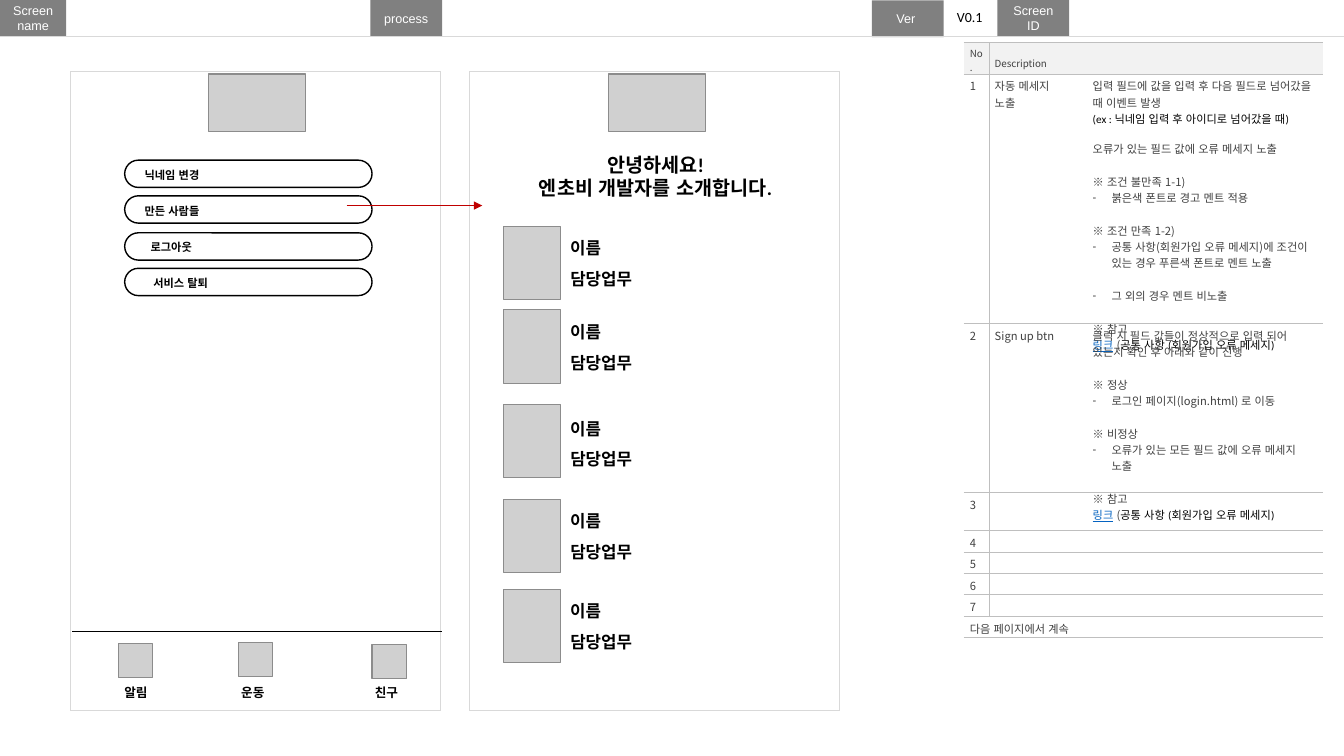
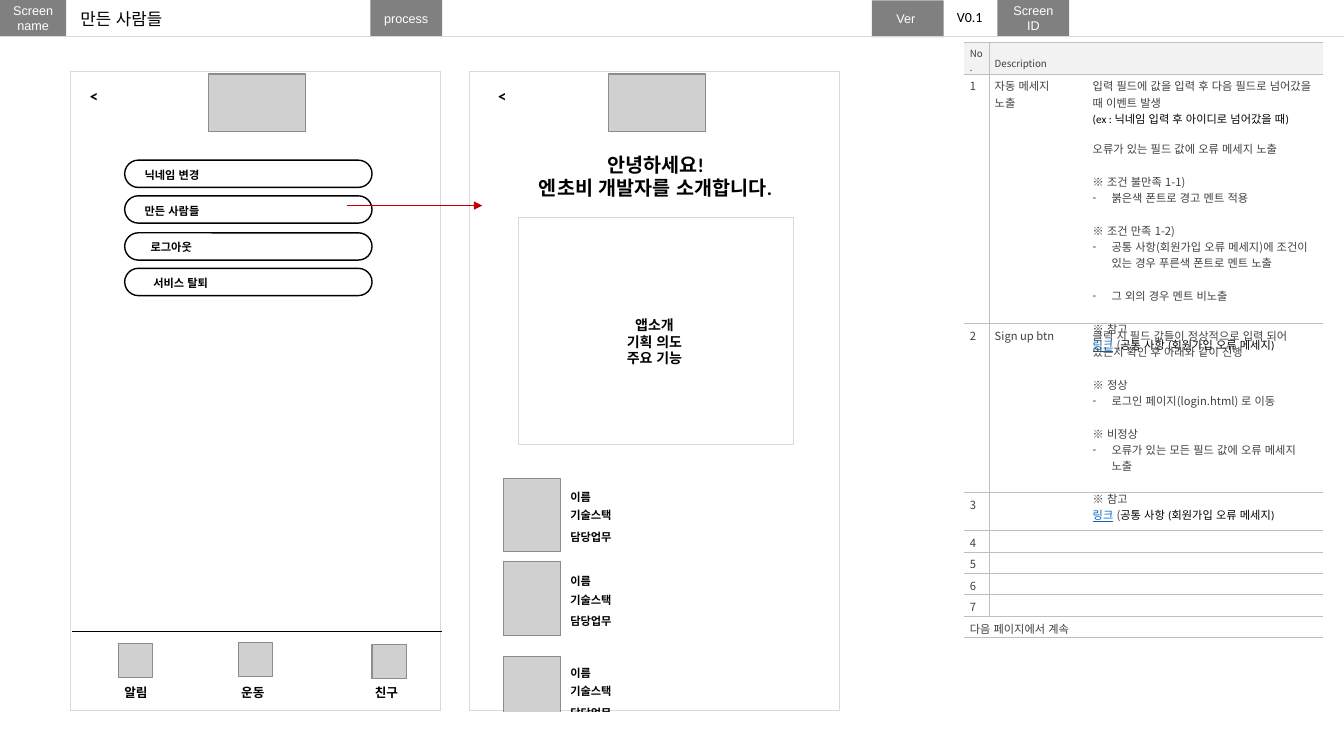
Before and after one commit to nohminkyoung/Final_project, a slide deck: slide 27 of finalproject_화면설계.pptx (slide 15 before the commit). Drawn at 1344x756 pixels with LibreOffice and Linux fonts; fonts in the diff are those of the drawing; grey boxes stand for pictures. Boxes give left, top, right and bottom in pixels: in the first picture for what was removed or moved away, otherwise in the second. Text is boxed around its words. In the diff, an @@ line names an element or a change of style, - is before the commit and + after.

```diff
--- a/finalproject_화면설계.pptx
+++ b/finalproject_화면설계.pptx
@@ text added at bbox=[80, 11, 162, 27], 12 pt, text #000000 @@
+만든 사람들
@@ text added at bbox=[80, 81, 109, 111], 12 pt, text #000000, bold @@
+<
@@ text added at bbox=[488, 81, 517, 111], 12 pt, text #000000, bold @@
+<
@@ rectangle added at bbox=[518, 217, 793, 445], fill #FFFFFF, outline #D9D9D9 0.25 pt @@
@@ text removed at bbox=[570, 324, 601, 340] @@
-이름
@@ text added at bbox=[627, 318, 682, 365], 10 pt, text #000000, bold @@
+앱소개
+기획 의도
+주요 기능
@@ text removed at bbox=[570, 355, 632, 371] @@
-담당업무
@@ text removed at bbox=[570, 421, 601, 437] @@
-이름
@@ text removed at bbox=[570, 451, 632, 467] @@
-담당업무
@@ picture removed at bbox=[504, 499, 561, 573] @@
@@ text "이름": place and size @@
-text "이름" at bbox=[570, 240, 601, 256]
+text "이름" at bbox=[570, 491, 591, 502]
@@ text added at bbox=[570, 509, 611, 520], 8 pt, text #000000, bold @@
+기술스택
@@ text "담당업무": place and size @@
-text "담당업무" at bbox=[570, 271, 632, 287]
+text "담당업무" at bbox=[570, 531, 611, 542]
@@ picture removed at bbox=[504, 590, 561, 663] @@
@@ text "이름": place and size @@
-text "이름" at bbox=[570, 603, 601, 619]
+text "이름" at bbox=[570, 575, 591, 586]
@@ text added at bbox=[570, 594, 611, 605], 8 pt, text #000000, bold @@
+기술스택
@@ text "담당업무": place and size @@
-text "담당업무" at bbox=[570, 634, 632, 650]
+text "담당업무" at bbox=[570, 615, 611, 626]
@@ 3 pictures: place and size @@
-3 pictures at bbox=[504, 226, 561, 478]
+3 pictures at bbox=[504, 478, 561, 730]
@@ text "이름": place and size @@
-text "이름" at bbox=[570, 513, 601, 529]
+text "이름" at bbox=[570, 667, 591, 678]
@@ text added at bbox=[570, 685, 611, 696], 8 pt, text #000000, bold @@
+기술스택
@@ rectangle added at bbox=[470, 712, 840, 739], fill #FFFFFF @@
@@ size 12 to 8 pt in 6 elements at bbox=[570, 491, 591, 502], bbox=[570, 531, 611, 542], bbox=[570, 575, 591, 586], bbox=[570, 615, 611, 626], bbox=[570, 667, 591, 678], bbox=[570, 707, 611, 712] @@
@@ text "담당업무": place and size @@
-text "담당업무" at bbox=[570, 544, 632, 560]
+text "담당업무" at bbox=[570, 707, 611, 712]
```
Also in this commit, not shown: 7 other slides changed, 12 slides added.
